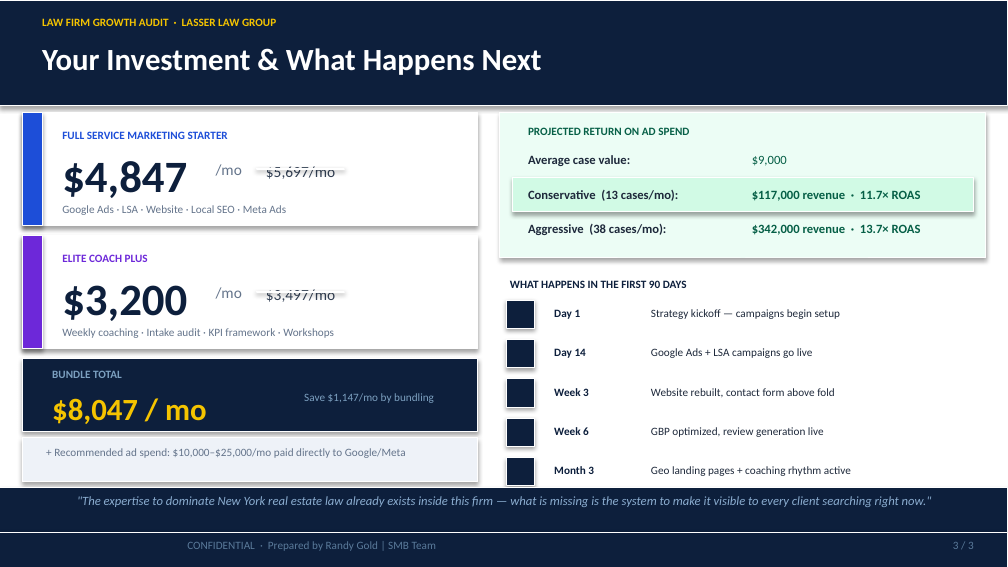
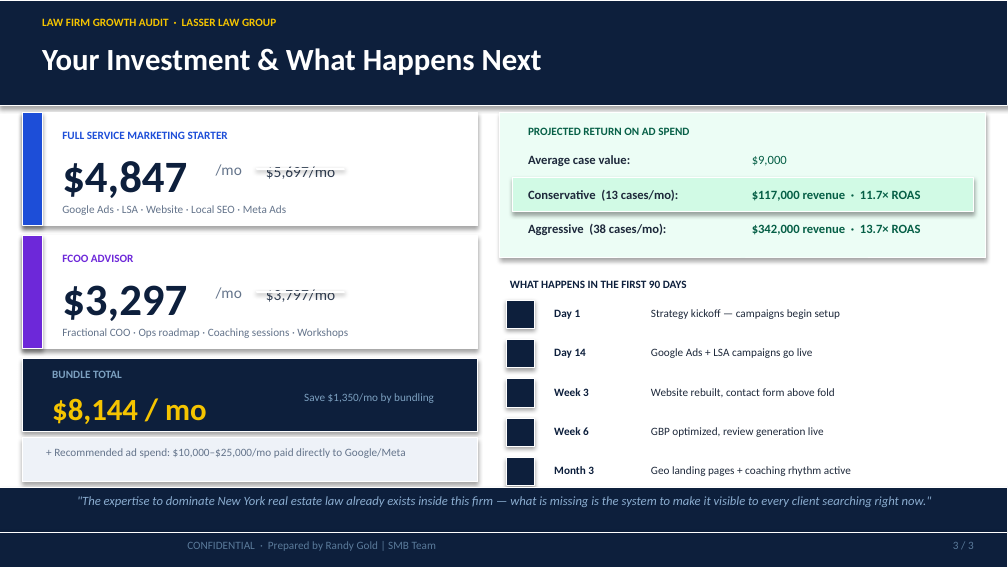
Before and after one commit to SMB-Team-Technology/workwith-smbteam, a slide deck: slide 3 of lasser-law-group/LasserLawGroup_June2_2026_Proposal.pptx. Drawn at 1008x567 pixels with LibreOffice and Linux fonts; fonts in the diff are those of the drawing. Boxes give left, top, right and bottom in pixels: in the first picture for what was removed or moved away, otherwise in the second. Text is boxed around its words. In the diff, an @@ line names an element or a change of style, - is before the commit and + after.

```diff
--- a/lasser-law-group/LasserLawGroup_June2_2026_Proposal.pptx
+++ b/lasser-law-group/LasserLawGroup_June2_2026_Proposal.pptx
@@ text at box(62, 254, 134, 262): text changed @@
-ELITE COACH PLUS
+FCOO ADVISOR
@@ text at box(62, 285, 187, 321): text changed @@
-$3,200
+$3,297
@@ text at box(266, 289, 335, 302): text changed @@
-$3,497/mo
+$3,797/mo
@@ text at box(62, 328, 348, 338): text changed @@
-Weekly coaching · Intake audit · KPI framework · Workshops
+Fractional COO · Ops roadmap · Coaching sessions · Workshops
@@ text at box(52, 398, 207, 424): text changed @@
-$8,047 / mo
+$8,144 / mo
@@ text at box(304, 393, 434, 403): text changed @@
-Save $1,147/mo by bundling
+Save $1,350/mo by bundling
```
Also in this commit, not shown: 1 other file.
